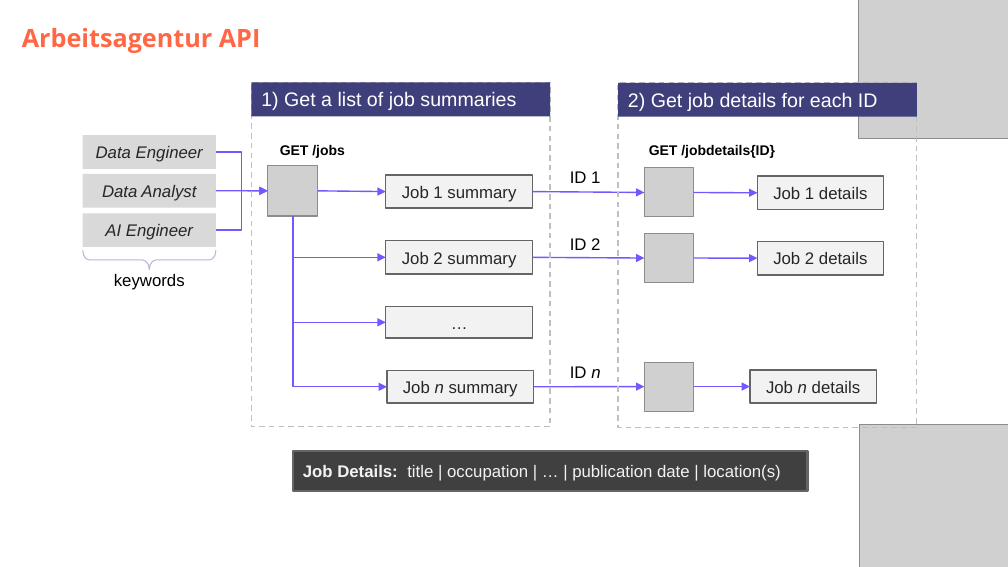
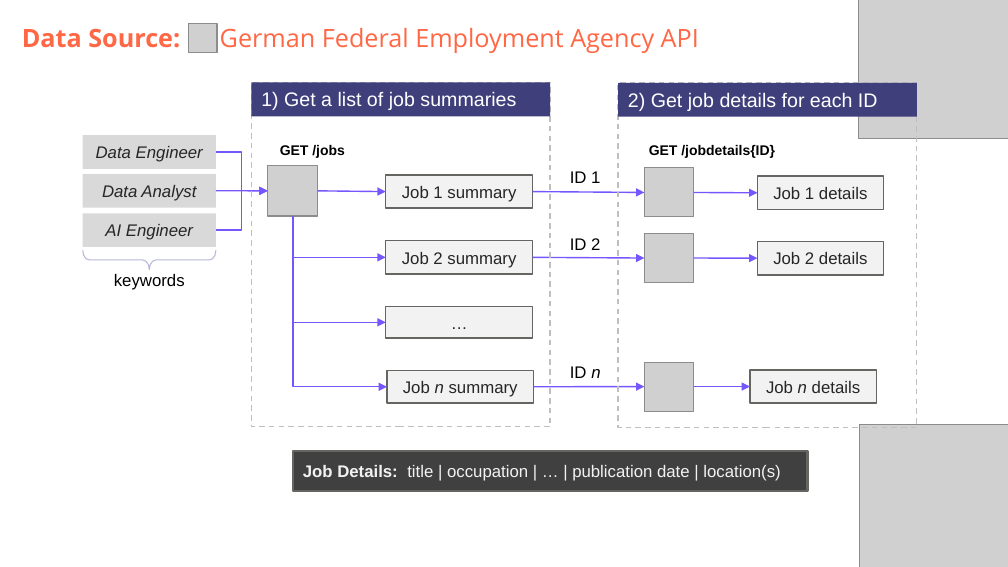
Before and after one commit to DataScientest-Studio/jun26bde-job-market, a slide deck: slide 3 of docs/defence/Defence.pptx. Drawn at 1008x567 pixels with LibreOffice and Linux fonts; fonts in the diff are those of the drawing; grey boxes stand for pictures; background and template pictures are left out. Boxes give left, top, right and bottom in pixels: in the first picture for what was removed or moved away, otherwise in the second. Text is boxed around its words. In the diff, an @@ line names an element or a change of style, - is before the commit and + after.

Commit message:
Add subtitles to most slides

```diff
--- a/docs/defence/Defence.pptx
+++ b/docs/defence/Defence.pptx
@@ subtitle at bbox=[22, 28, 699, 53]: text changed; bold off @@
-Arbeitsagentur API
+Data Source: German Federal Employment Agency API
@@ picture added at bbox=[188, 23, 218, 52] @@
```
Also in this commit, not shown: 6 other slides changed.
